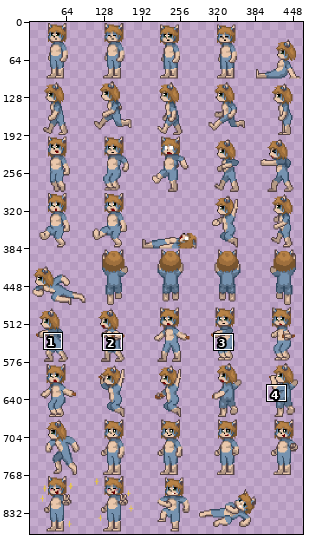
File history of a sprite sheet, assets/Sprites/Azzy/AzzySheet.png. Above: a wide view before the commit, with the close-up outlined.
Close-up. Before:
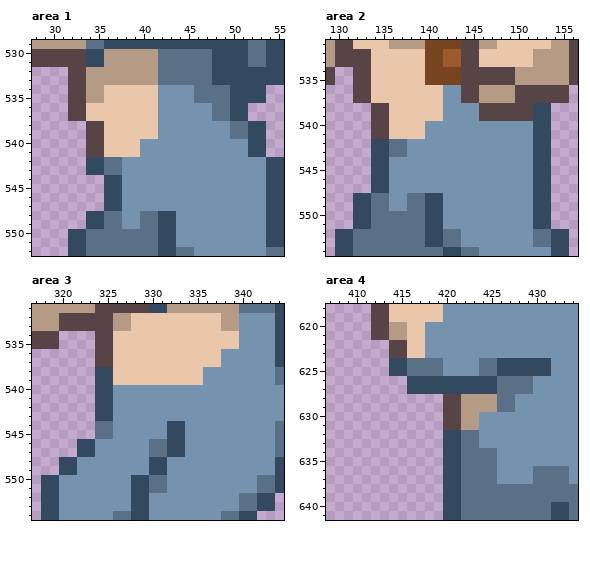
The file is 480x960 pixels. Shown: area 1: x 28..55, y 529..552; area 2: x 129..156, y 531..554; area 3: x 317..344, y 531..554; area 4: x 407..434, y 618..641. The wide view leaves out empty margins. The commit also changed other parts of the picture, which this record leaves out.
And afterwards:
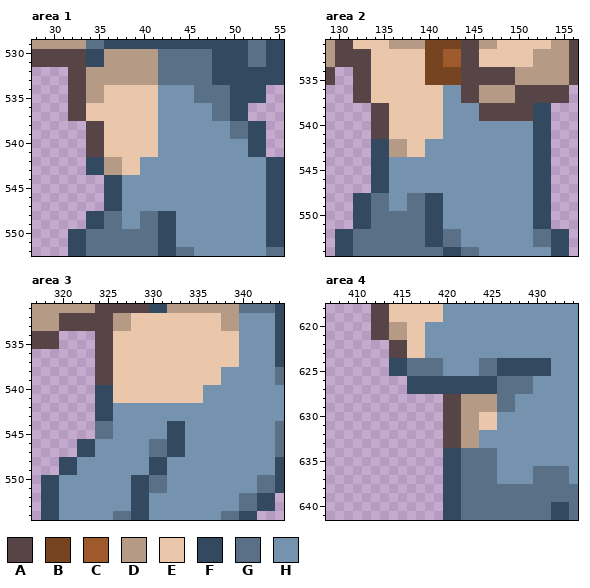
Palette (. is transparent): A #564446  B #774421  C #9e592c  D #b59a85  E #eac7ab  F #324960  G #5a7087  H #7592af
From old to new:
Area 1:
Colour G becomes colour D in rows 542 to 543 at x 36 to 37.
Colour H becomes colour E in rows 540 to 541 at x 40 to 41; in rows 542 to 543 at x 38 to 39.
Area 2:
Colour G becomes colour D in rows 542 to 543 at x 136 to 137.
Colour H becomes colour E in rows 540 to 541 at x 140 to 141; in rows 542 to 543 at x 138 to 139.
Area 3:
Colour F becomes colour A in rows 538 to 539 at x 324 to 325.
Colour H becomes colour E in rows 536 to 537 at x 338 to 339; in rows 538 to 539 at x 336 to 337; in rows 540 to 541 at x 326 to 335.
Area 4:
Colour F becomes colour A in rows 632 to 633 at x 420 to 421.
Colour G becomes colour D in rows 632 to 633 at x 422 to 423.
Colour H becomes colour E in rows 630 to 631 at x 424 to 425.
Where, in picture pixels (left, top, right, bottom), the same in both close-ups:
changed: (104, 139, 158, 175)
changed: (389, 121, 443, 157)
changed: (95, 349, 239, 403)
changed: (443, 412, 497, 448)
